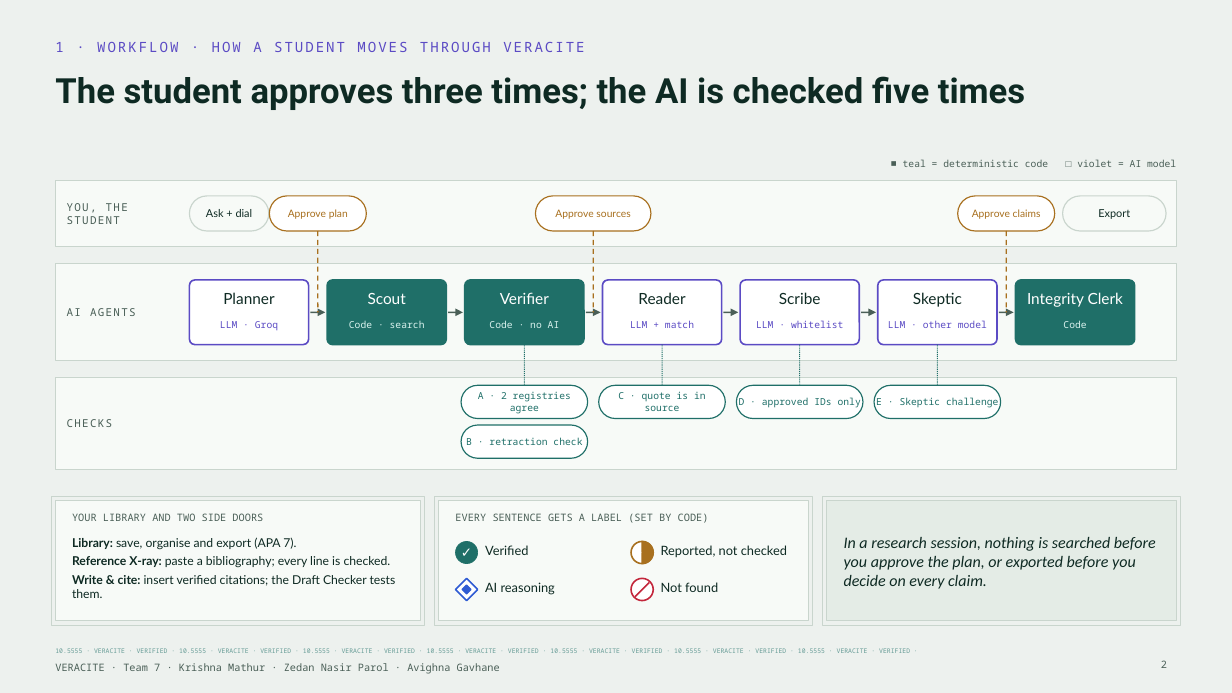
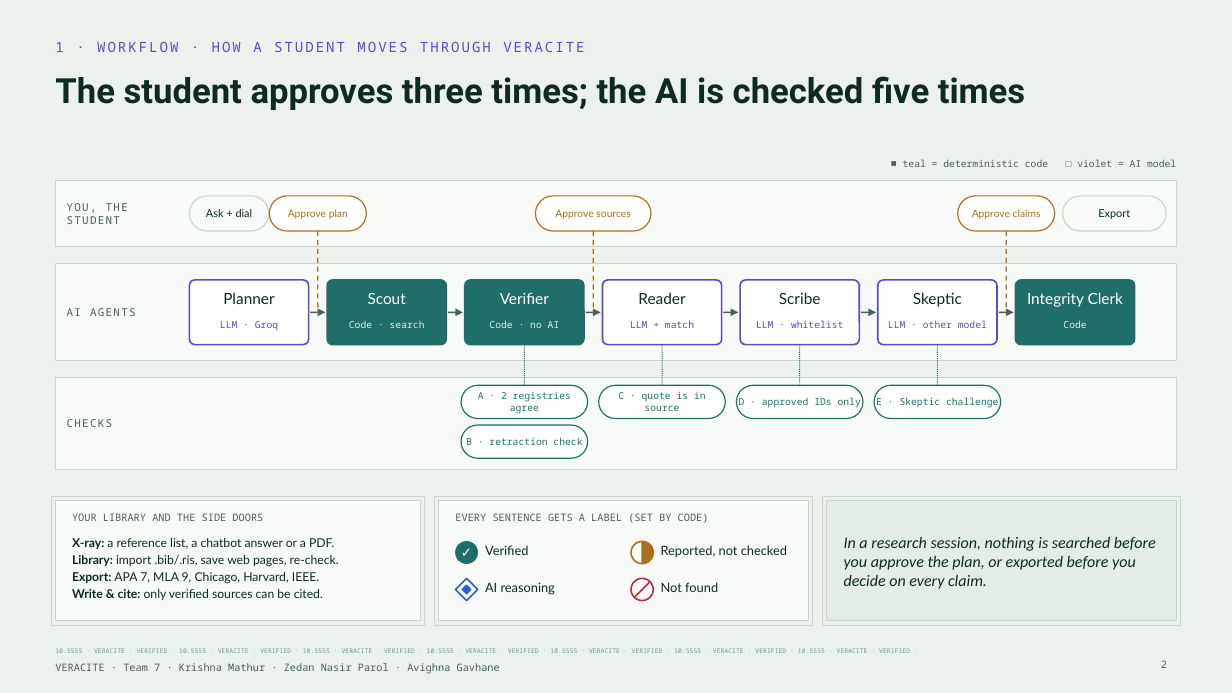
Before and after one commit to krish2105/veracite, a slide deck: slide 2 of submissions/phase1/Team7_Veracite_Phase1_Deck.pptx. Drawn at 1232x693 pixels with LibreOffice and Linux fonts; fonts in the diff are those of the drawing. Boxes give left, top, right and bottom in pixels: in the first picture for what was removed or moved away, otherwise in the second. Text is boxed around its words. In the diff, an @@ line names an element or a change of style, - is before the commit and + after.

Commit message:
K46: deck brought up to date with the live site, and a 3-person demo script
Deck (6 slides, same layout): workflow side doors (chatbot answer, PDF,
.bib/.ris import, saved web pages, re-check), five CSL citation styles,
open API + MCP server, PDFs read in the browser, free full-text links,
How this was decided, debate round, web pages capped at Partial.
PPTX + PDF rebuilt with brand fonts; validate.py passes.

Demo script: 11-page A4 PDF with the full walkthrough (clicks, lines,
why it matters, what to do if it fails or runs long), the AI-off
version, handovers, Q&A owners, a plain-words explainer and one cue
card per person. Source in submissions/phase2/demo-script/.

Prompt log rows 69-81 corrected to their commit times; row 82 added.

```diff
--- a/submissions/phase1/Team7_Veracite_Phase1_Deck.pptx
+++ b/submissions/phase1/Team7_Veracite_Phase1_Deck.pptx
@@ text at <box>72,513,263,521</box>: text changed @@
-YOUR LIBRARY AND TWO SIDE DOORS
+YOUR LIBRARY AND THE SIDE DOORS
@@ text at <box>72,538,339,600</box>: text changed @@
-Library: save, organise and export (APA 7).
-Reference X-ray: paste a bibliography; every line is checked.
-Write & cite: insert verified citations; the Draft Checker tests them.
+X-ray: a reference list, a chatbot answer or a PDF.
+Library: import .bib/.ris, save web pages, re-check.
+Export: APA 7, MLA 9, Chicago, Harvard, IEEE.
+Write & cite: only verified sources can be cited.
```
Also in this commit, not shown: 5 other slides changed, 7 other files.
